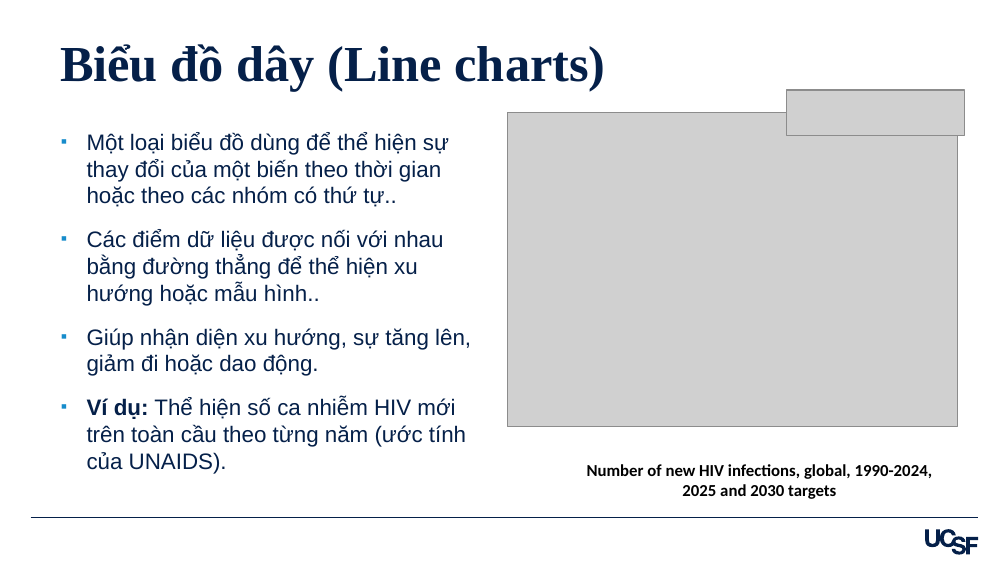
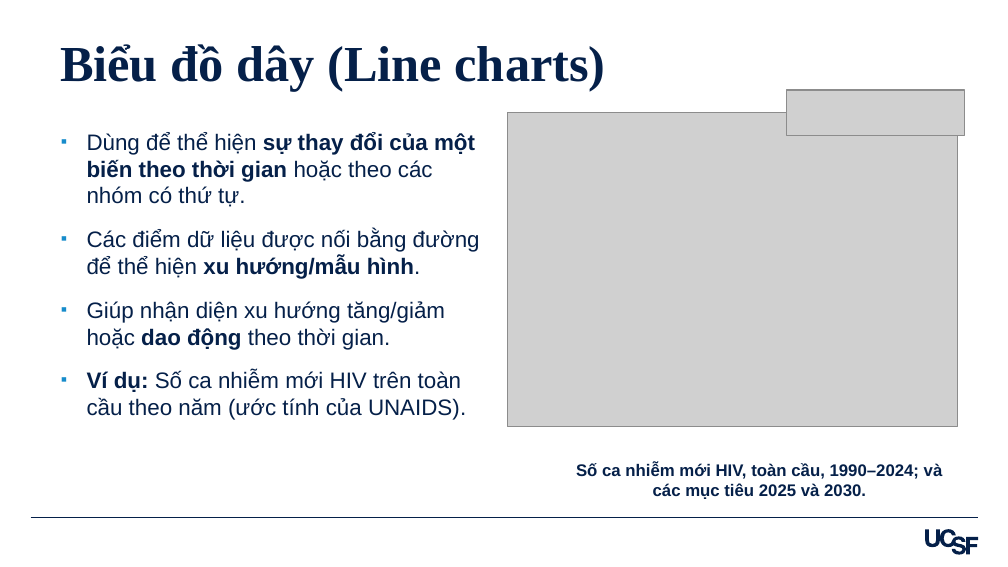
Before and after one commit to amirzazadeh/DataVisualization, a slide deck: slide 11 of Slides_Viet_Data_Visualization_in_R_Ali_Mirzazadeh.pptx. Drawn at 1008x567 pixels with LibreOffice and Linux fonts; fonts in the diff are those of the drawing; grey boxes stand for pictures. Boxes give left, top, right and bottom in pixels: in the first picture for what was removed or moved away, otherwise in the second. Text is boxed around its words. In the diff, an @@ line names an element or a change of style, - is before the commit and + after.

```diff
--- a/Slides_Viet_Data_Visualization_in_R_Ali_Mirzazadeh.pptx
+++ b/Slides_Viet_Data_Visualization_in_R_Ali_Mirzazadeh.pptx
@@ text at bbox=[87, 132, 480, 420]: text changed @@
-▪ Một loại biểu đồ dùng để thể hiện sự thay đổi của một biến theo thời gian hoặc theo các nhóm có thứ tự..
-▪ Các điểm dữ liệu được nối với nhau bằng đường thẳng để thể hiện xu hướng hoặc mẫu hình..
-▪ Giúp nhận diện xu hướng, sự tăng lên, giảm đi hoặc dao động.
-▪ Ví dụ: Thể hiện số ca nhiễm HIV mới trên toàn cầu theo từng năm (ước tính của UNAIDS).
+▪ Dùng để thể hiện sự thay đổi của một biến theo thời gian hoặc theo các nhóm có thứ tự.
+▪ Các điểm dữ liệu được nối bằng đường để thể hiện xu hướng/mẫu hình.
+▪ Giúp nhận diện xu hướng tăng/giảm hoặc dao động theo thời gian.
+▪ Ví dụ: Số ca nhiễm mới HIV trên toàn cầu theo năm (ước tính của UNAIDS).
@@ text at bbox=[576, 462, 943, 499]: text changed; font Calibri to Arial; text colour #000000 to #052049 @@
-Number of new HIV infections, global, 1990-2024, 2025 and 2030 targets
+Số ca nhiễm mới HIV, toàn cầu, 1990–2024; và các mục tiêu 2025 và 2030.
```
Also in this commit, not shown: 30 other slides changed, 1 other file.
